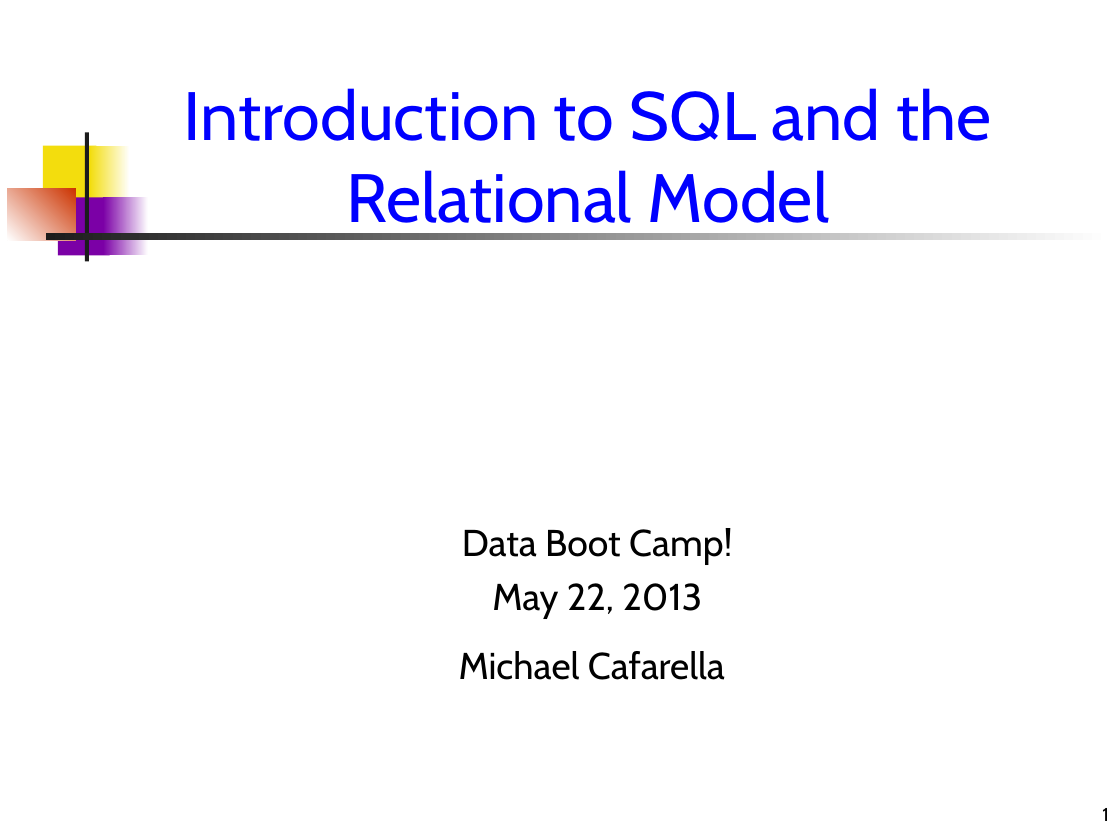
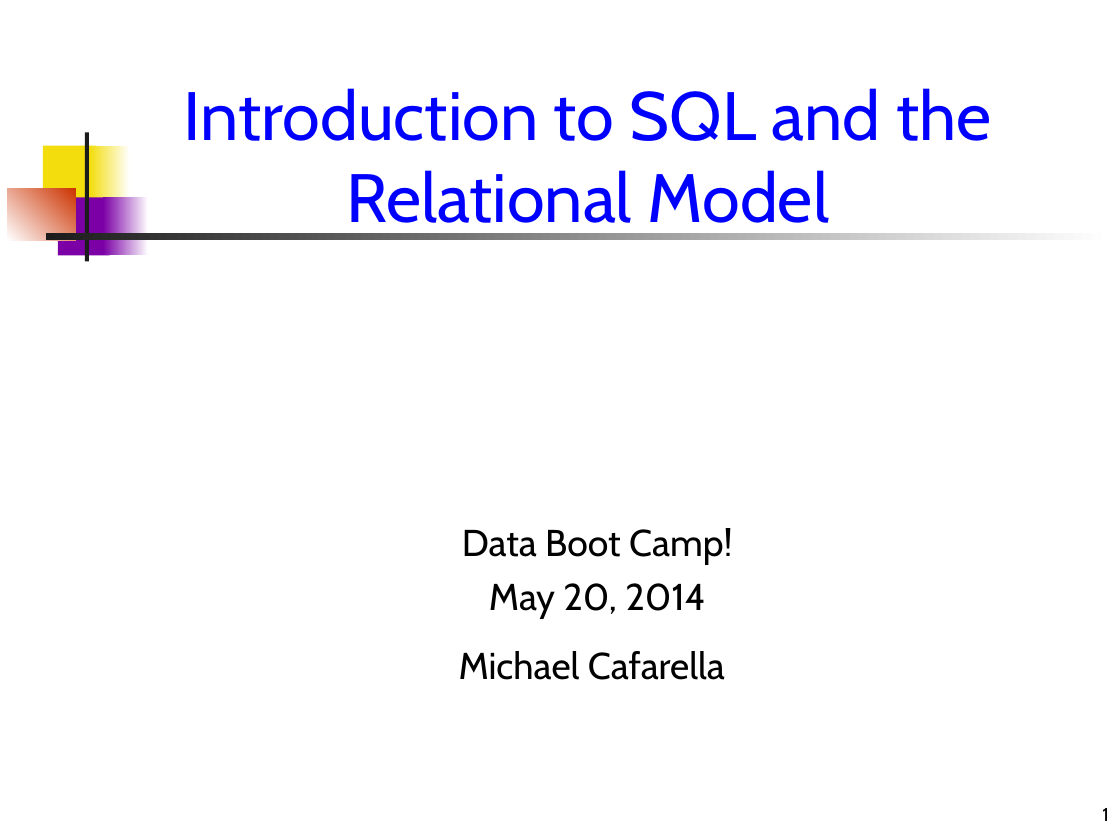
Before and after one commit to dssg/dssg-training-workshop-2015, a slide deck: slide 1 of slides/introductionToSQL.ppt. Drawn at 1120x840 pixels with LibreOffice and Linux fonts; fonts in the diff are those of the drawing. Boxes give left, top, right and bottom in pixels: in the first picture for what was removed or moved away, otherwise in the second. Text is boxed around its words. In the diff, an @@ line names an element or a change of style, - is before the commit and + after.

```diff
--- a/slides/introductionToSQL.ppt
+++ b/slides/introductionToSQL.ppt
@@ subtitle at (489, 583, 705, 618): text changed @@
-May 22, 2013
+May 20, 2014
```
Also in this commit, not shown: 11 slides added, 3 slides removed, 2 other files.
